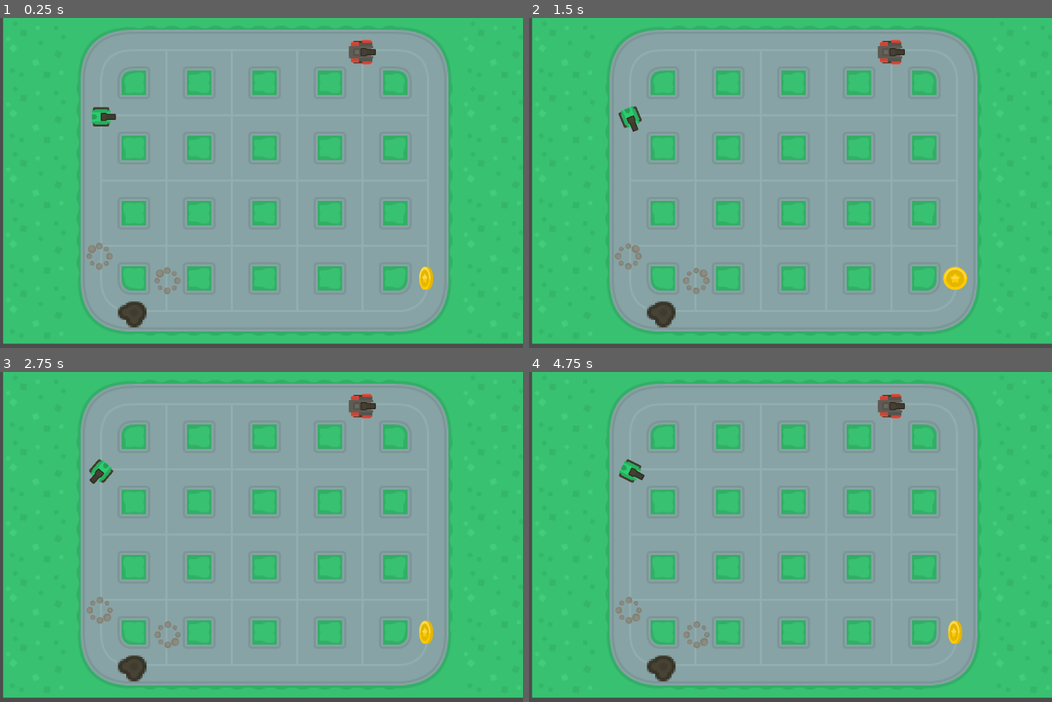
Above: before the commit, frames 1-4 (two rows, left to right).
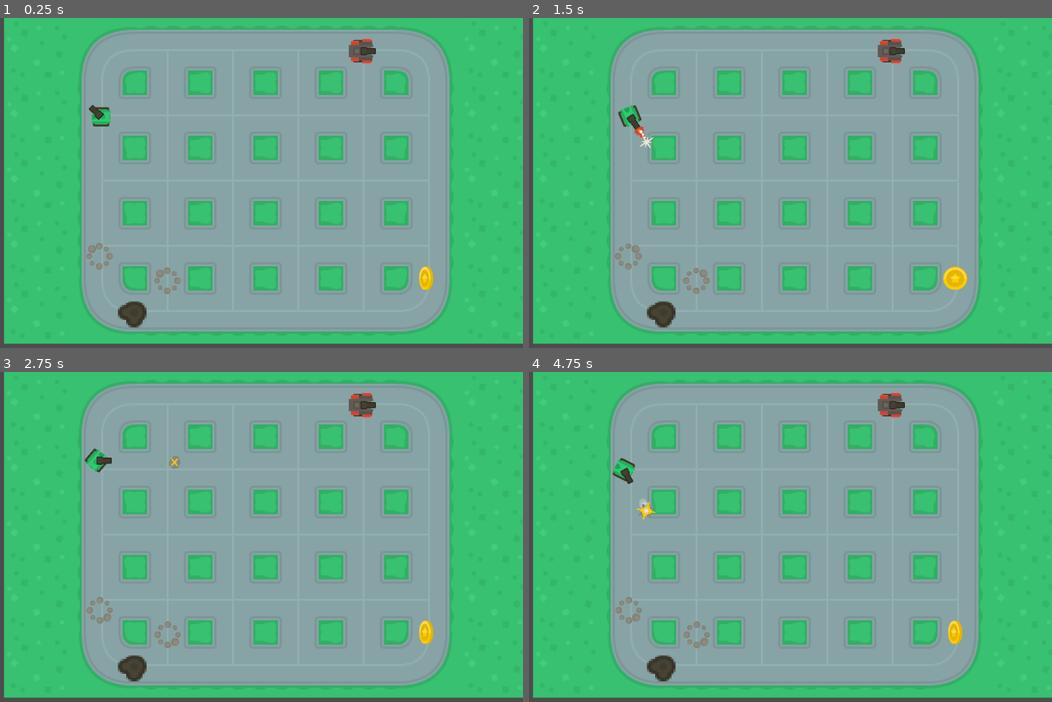
Above: after the commit, the same moments.

Repository: soapmactavish23/rogue_tank
Game: Godot game, scene res://scenes/game.tscn
Same seed, same stepped clock (60 frames per second), same inputs: the game is played once before the commit and once after it.
Inputs (mouse positions are in pixels of both pictures, inside the frame that each line leads up to):
- Up to frame 1 (0.25 s): no input
- Up to frame 2 (1.5 s): move the mouse to (905, 166) at 0.52 s; hold Right (ui_right) 0.53-1.28 s; tap Space (ui_shoot) at 0.6, 1.35 s; move the mouse to (685, 199) at 1.27 s; hold Down (ui_down) from 1.28 s (still down)
- Up to frame 3 (2.75 s): move the mouse to (313, 464) at 2.02 s; release Down (ui_down) at 2.03 s; hold Right (ui_right) from 2.03 s (still down); tap Space (ui_shoot) at 2.1 s
- Up to frame 4 (4.75 s): move the mouse to (764, 603) at 2.77 s; release Right (ui_right) at 2.78 s; hold Up (ui_up) 2.78-3.53 s; tap Space (ui_shoot) at 2.85, 3.6, 4.35 s; move the mouse to (947, 586) at 3.52 s; hold Left (ui_left) from 3.53 s (still down); move the mouse to (633, 487) at 4.27 s

The runs differ from the first frame. In frame 1, 1.7% of the frame differs, in the area x 0-86%, y 0-99%; in frame 2, 1.7%; in frame 3, 2.0%; in frame 4, 2.0%.

Commit message:
Movimentando a torreta do tanque com o ponteir

Diff:
--- a/scenes/game.tscn
+++ b/scenes/game.tscn
@@ -8,7 +8,7 @@
 [ext_resource path="res://scenes/enemy.tscn" type="PackedScene" id=6]
 [ext_resource path="res://scenes/coin.tscn" type="PackedScene" id=7]
 
-[node name="game" type="Node" index="0"]
+[node name="game" type="Node"]
 
 script = ExtResource( 1 )
 
@@ -18,7 +18,7 @@
 
 [node name="tileset" parent="." index="1" instance=ExtResource( 3 )]
 
-position = Vector2( 6.13867, -0.691826 )
+position = Vector2( 7.646, -0.691833 )
 z_index = -1
 _sections_unfolded = [ "Visibility", "Z Index" ]
 
@@ -38,7 +38,7 @@
 
 [node name="enemy" parent="." index="4" instance=ExtResource( 6 )]
 
-position = Vector2( 707.438, 66.9329 )
+position = Vector2( 707.438, 65.4256 )
 collision_layer = 13
 
 [node name="coin" parent="." index="5" instance=ExtResource( 7 )]
--- a/scenes/tank.tscn
+++ b/scenes/tank.tscn
@@ -4,7 +4,7 @@
 [ext_resource path="res://sprites/tankBody_green.png" type="Texture" id=2]
 [ext_resource path="res://scenes/barrel.tscn" type="PackedScene" id=3]
 
-[node name="Tank" type="KinematicBody2D" groups=[
+[node name="Tank" type="KinematicBody2D" index="0" groups=[
 "player",
 ]]
 
--- a/scripts/tank.gd
+++ b/scripts/tank.gd
@@ -1,13 +1,13 @@
 tool
 extends KinematicBody2D
 
-var BULLET_TANK_GROUP = "bullet-" + str(self)
-
 # PI = 180 graus
 const ROT_VEL = PI / 2
+const MAX_SPEED = 150
 
-var speed = 150
+var acell = 0
 var pre_bullet = preload("res://scenes/bullet.tscn")
+var BULLET_TANK_GROUP = "bullet-" + str(self)
 
 export(int, "green", "bigRed", "blue", "dark", "darkLarge", "huge", "sand") var body = 0 setget set_body
 export(int, "green", "bigRed", "blue", "dark", "darkLarge", "huge", "sand") var barrel = 0 setget set_barrel
@@ -43,34 +43,19 @@
 	if Engine.editor_hint:
 		return
 
-#	var dir_x = 0
-#	var dir_y = 0
-#
-#	if Input.is_action_pressed("ui_right"):
-#		dir_x += 1
-#	if Input.is_action_pressed("ui_left"):
-#		dir_x -= 1
-#	if Input.is_action_pressed("ui_up"):
-#		dir_y -= 1
-#	if Input.is_action_pressed("ui_down"):
-#		dir_y += 1
-#
-#	if Input.is_action_just_pressed(("ui_shoot")):
-#
-#		if get_tree().get_nodes_in_group(BULLET_TANK_GROUP).size() < 6:
-#			var bullet = pre_bullet.instance()
-#			bullet.global_position = $barrel/muzzle.global_position
-#			$barrel/fx.play()
-#
-#			bullet.dir = Vector2(cos(rotation), sin(rotation)).normalized()
-#			bullet.add_to_group(BULLET_TANK_GROUP)
-#			$barrel/anim.play("fire")
-#			get_parent().add_child(bullet)
-#
-#	look_at(get_global_mouse_position())
-#	move_and_slide(Vector2(dir_x, dir_y) * speed)
+	if Input.is_action_just_pressed(("ui_shoot")):
+		if get_tree().get_nodes_in_group(BULLET_TANK_GROUP).size() < 6:
+			var bullet = pre_bullet.instance()
+			bullet.global_position = $barrel/muzzle.global_position
+			$barrel/fx.play()
+
+			bullet.dir = Vector2(cos($barrel.global_rotation), sin($barrel.global_rotation)).normalized()
+			bullet.add_to_group(BULLET_TANK_GROUP)
+			$barrel/anim.play("fire")
+			get_parent().add_child(bullet)
 
 	var rot = 0
+	var dir = 0
 
 	if Input.is_action_pressed("ui_right"):
 		rot += 1
@@ -80,7 +65,23 @@
 		rot -= 1
 		pass
 
+	if Input.is_action_pressed("ui_up"):
+		dir += 1
+
+	if Input.is_action_pressed("ui_down"):
+		dir -= 1
+
 	rotate(ROT_VEL * rot * delta)
+
+
+	if dir != 0:
+		acell = lerp(acell, MAX_SPEED, .01)
+	else:
+		acell = lerp(acell, 0, .05)
+
+	move_and_slide(Vector2(cos(rotation), sin(rotation)) * dir * acell)
+
+	$barrel.look_at(get_global_mouse_position())
 
 func set_body(val):
 	body = val
